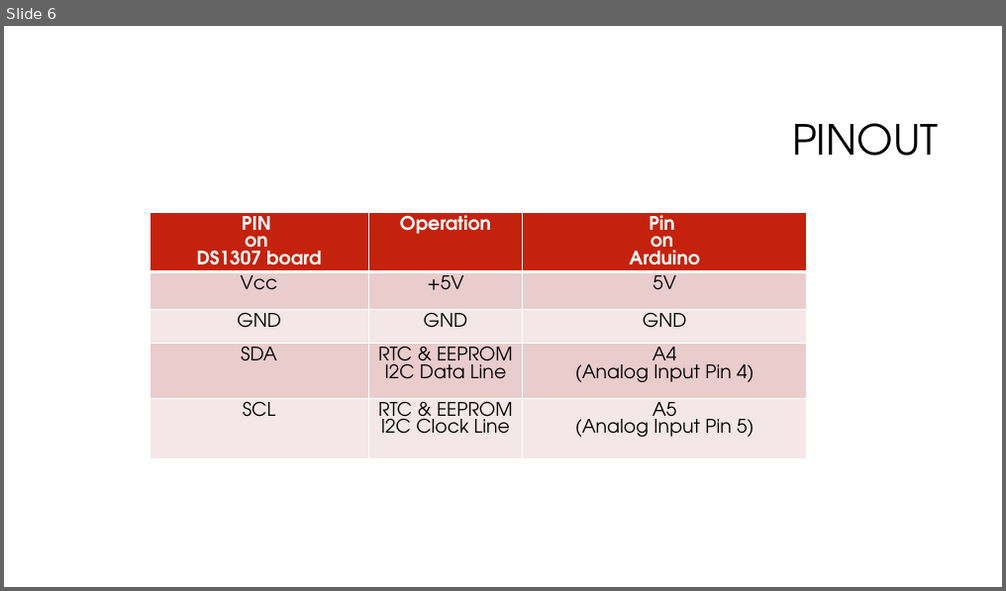
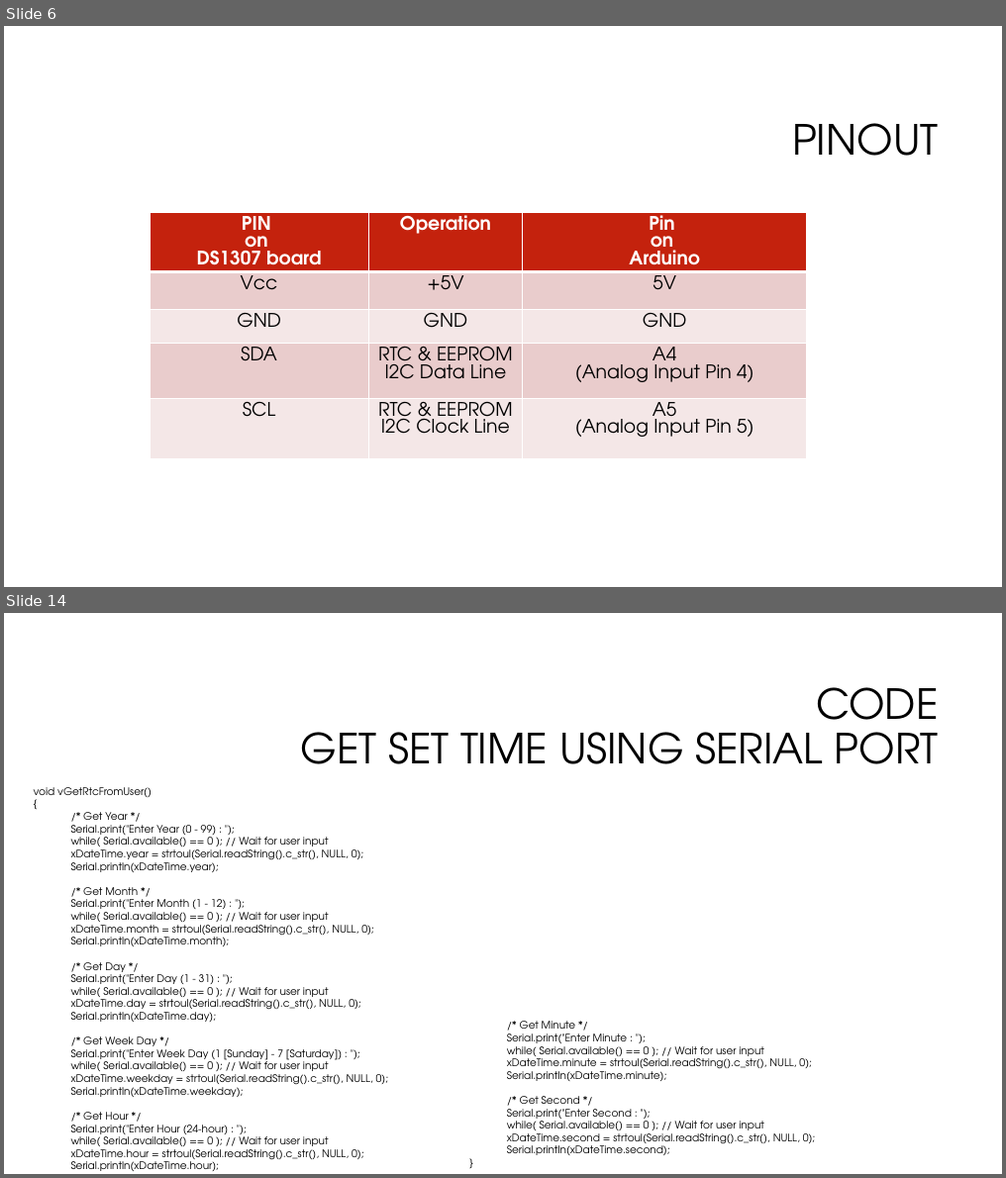
Before and after one commit to softwaresunleashed/arduino, a slide deck: custom_projects/12_RTC_EEPROM_Interfacing/12_RTC_EEPROM_Interfacing.pptx. Shown one above the other, each under a label of ours: slide 6 before the commit, slides 6 and 14 after it; the slides between them are not shown. The pictures are 1006x591 and 1006x1178 pixels, drawn with LibreOffice and Linux fonts; fonts in the diff are those of the drawing; background and template pictures are left out. Boxes give left, top, right and bottom in pixels: in the first picture for what was removed or moved away, otherwise in the second. Text is boxed around its words. In the diff, an @@ line names an element or a change of style, - is before the commit and + after.

```diff
--- a/custom_projects/12_RTC_EEPROM_Interfacing/12_RTC_EEPROM_Interfacing.pptx
+++ b/custom_projects/12_RTC_EEPROM_Interfacing/12_RTC_EEPROM_Interfacing.pptx
@@ slide 14 added at <box>4,613,1002,1174</box>, background #FFFFFF @@
@@ title added at <box>301,687,939,764</box>, 40 pt, text #000000 @@
+CODE
+GET SET TIME USING SERIAL PORT
@@ text added at <box>34,787,389,1171</box>, 10 pt, text #000000 @@
+void vGetRtcFromUser()
+{
+/* Get Year */
+Serial.print("Enter Year (0 - 99) : ");
+while( Serial.available() == 0 ); // Wait for user input
+xDateTime.year = strtoul(Serial.readString().c_str(), NULL, 0);
+Serial.println(xDateTime.year);
+/* Get Month */
+Serial.print("Enter Month (1 - 12) : ");
+while( Serial.available() == 0 ); // Wait for user input
+xDateTime.month = strtoul(Serial.readString().c_str(), NULL, 0);
+Serial.println(xDateTime.month);
+/* Get Day */
+Serial.print("Enter Day (1 - 31) : ");
+while( Serial.available() == 0 ); // Wait for user input
+xDateTime.day = strtoul(Serial.readString().c_str(), NULL, 0);
+Serial.println(xDateTime.day);
+/* Get Week Day */
+Serial.print("Enter Week Day (1 [Sunday] - 7 [Saturday]) : ");
+while( Serial.available() == 0 ); // Wait for user input
+xDateTime.weekday = strtoul(Serial.readString().c_str(), NULL, 0);
+Serial.println(xDateTime.weekday);
+/* Get Hour */
+Serial.print("Enter Hour (24-hour) : ");
+while( Serial.available() == 0 ); // Wait for user input
+xDateTime.hour = strtoul(Serial.readString().c_str(), NULL, 0);
+Serial.println(xDateTime.hour);
@@ text added at <box>507,1021,816,1156</box>, 10 pt, text #000000 @@
+/* Get Minute */
+Serial.print("Enter Minute : ");
+while( Serial.available() == 0 ); // Wait for user input
+xDateTime.minute = strtoul(Serial.readString().c_str(), NULL, 0);
+Serial.println(xDateTime.minute);
+/* Get Second */
+Serial.print("Enter Second : ");
+while( Serial.available() == 0 ); // Wait for user input
+xDateTime.second = strtoul(Serial.readString().c_str(), NULL, 0);
+Serial.println(xDateTime.second);
+}
```
Also in this commit, not shown: 3 slides changed, 7 other slides added, 2 slides removed, 1 other file.
